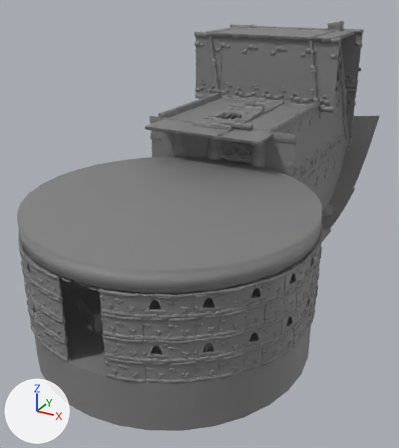
An edit to the FBX model src/Client/Resources/FBX/SplitMap/Client/LastBoss_TreasureRoom.FBX, drawn before and after from the same camera.
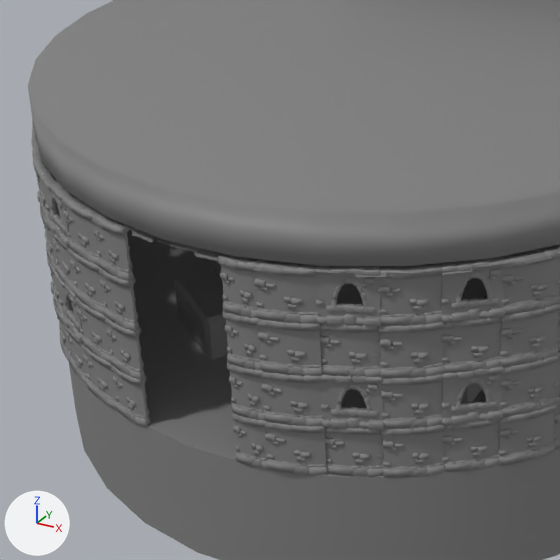
There are two pictures of each version: one whole from a camera (50 mm lens) standing at (226.0, 338.5, 33.0) and looking at (154.6, 468.3, -31.9), one close up on the part from 1% to 62% of the width and 40% to 94% of the height. Lighting does not change. The marker at lower left points along +X, +Y and +Z. Where no turn or scale is listed for an object, it has been applied to the vertices.
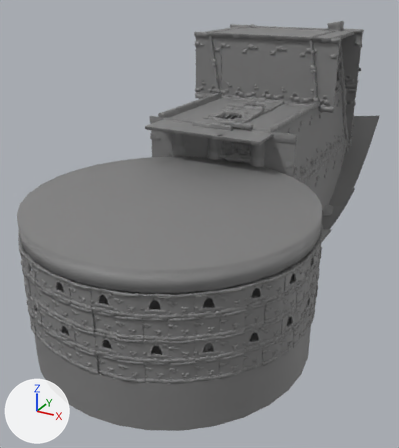
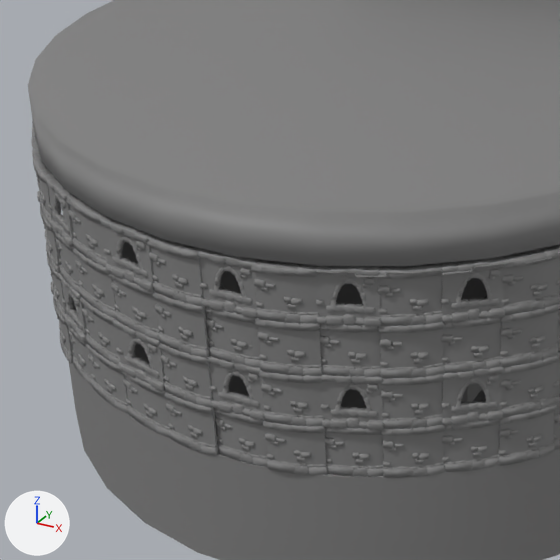
Where the change shows, as pixel boxes [x1, y1, x2, y2] in the close-ups (560 x 560 px):
'SM_Wall_Curve185', moved, turned, rescaled
    before: [223, 311, 266, 370]
    after: [146, 235, 204, 306]
'SM_Wall_Curve184', moved, turned, rescaled
    before: [227, 362, 269, 420]
    after: [153, 292, 210, 358]
'SM_Wall_Curve183', moved, rescaled (36% wider)
    before: [231, 411, 272, 469]
    after: [205, 307, 261, 368]
'SM_Wall_Curve187', moved, turned, rescaled
    before: [218, 253, 263, 318]
    after: [109, 273, 160, 340]
'SM_Wall_Curve182', moved, turned, rescaled
    before: [99, 267, 140, 331]
    after: [158, 342, 213, 408]
'SM_Wall_Curve181', moved, turned, rescaled
    before: [105, 317, 145, 380]
    after: [164, 390, 219, 456]
'SM_Wall_Curve180', moved, turned, rescaled
    before: [111, 365, 151, 427]
    after: [214, 408, 268, 467]
'SM_Wall_Curve186', moved, rescaled
    before: [92, 212, 134, 281]
    after: [121, 371, 170, 437]
'SM_Wall_Window61', added
    after: [198, 248, 257, 318]
'SM_Wall_Window63', added
    after: [100, 217, 154, 291]
'SM_Wall_Window60', added
    after: [207, 356, 265, 420]
'SM_Wall_Curve88', moved, rescaled
    before: [60, 194, 100, 265]
    after: [66, 194, 107, 267]
'SM_Wall_Window62', added
    after: [113, 319, 165, 391]
'SM_Wall_Curve87', moved
    before: [67, 247, 106, 315]
    after: [73, 246, 116, 319]
'SM_Wall_Curve64', moved
    before: [80, 343, 118, 409]
    after: [86, 344, 128, 413]
'SM_Wall_Curve65', moved
    before: [74, 297, 112, 363]
    after: [79, 296, 120, 365]
'SM_Wall_Window16', moved
    before: [40, 174, 70, 247]
    after: [44, 173, 74, 247]
'SM_Wall_Window12', moved
    before: [54, 272, 83, 343]
    after: [57, 272, 87, 343]
'SM_Wall_Curve90', moved
    before: [50, 230, 75, 292]
    after: [53, 229, 81, 293]
'SM_Env_Rock_Square_Simple_28', unchanged, covered by the edit
    before: [174, 269, 228, 360]
    after: [205, 281, 226, 336]

The change, as a list of edits to the scene's bpy script:
```text
Change ob_sm_wall_curve184:
    ob_sm_wall_curve184.location: (168.8, 407.7, -33.9) -> (162.6, 407.0, -28.9)
    ob_sm_wall_curve184.rotation_euler: (0.0, 0.0, -2.967) -> (0.0, 0.0, -3.142)  # degrees (0, 0, -170) -> degrees (0, 0, -180)
    ob_sm_wall_curve184.scale: (0.007, 0.01, 0.01) -> (0.01, 0.01, 0.01)
Change ob_sm_wall_window16:
    ob_sm_wall_window16.location: (146.5, 410.2, -23.9) -> (146.7, 410.4, -23.9)
Change ob_sm_wall_curve87:
    ob_sm_wall_curve87.location: (150.9, 408.4, -28.9) -> (151.7, 408.5, -28.9)
Change ob_sm_wall_curve187:
    ob_sm_wall_curve187.location: (168.8, 407.7, -23.9) -> (157.2, 407.4, -28.9)
    ob_sm_wall_curve187.rotation_euler: (0.0, 0.0, -2.967) -> (0.0, 0.0, 3.002)  # degrees (0, 0, -170) -> degrees (0, 0, 172)
    ob_sm_wall_curve187.scale: (0.007, 0.01, 0.01) -> (0.0112, 0.01, 0.01)
Change ob_sm_wall_curve180:
    ob_sm_wall_curve180.location: (155.2, 407.5, -38.9) -> (167.5, 407.7, -38.9)
    ob_sm_wall_curve180.rotation_euler: (0.0, 0.0, 2.967) -> (0.0, 0.0, -3.037)  # degrees (0, 0, 170) -> degrees (0, 0, -174)
    ob_sm_wall_curve180.scale: (0.008, 0.01, 0.01) -> (0.01, 0.01, 0.01)
Change ob_sm_wall_curve88:
    ob_sm_wall_curve88.location: (150.9, 408.4, -23.9) -> (151.7, 408.5, -23.9)
    ob_sm_wall_curve88.scale: (0.01, 0.01, 0.01) -> (0.0112, 0.01, 0.01)
Change ob_sm_wall_curve65:
    ob_sm_wall_curve65.location: (150.9, 408.4, -33.9) -> (151.7, 408.5, -33.9)
Change ob_sm_wall_curve181:
    ob_sm_wall_curve181.location: (155.2, 407.5, -33.9) -> (162.6, 407.0, -38.9)
    ob_sm_wall_curve181.rotation_euler: (0.0, 0.0, 2.967) -> (0.0, 0.0, -3.142)  # degrees (0, 0, 170) -> degrees (0, 0, -180)
    ob_sm_wall_curve181.scale: (0.008, 0.01, 0.01) -> (0.01, 0.01, 0.01)
Change ob_sm_wall_curve183:
    ob_sm_wall_curve183.location: (168.8, 407.7, -38.9) -> (167.5, 407.7, -28.9)
    ob_sm_wall_curve183.scale: (0.007, 0.01, 0.01) -> (0.01, 0.01, 0.01)
Change ob_sm_wall_curve64:
    ob_sm_wall_curve64.location: (150.9, 408.4, -38.9) -> (151.7, 408.5, -38.9)
Change ob_sm_wall_curve90:
    ob_sm_wall_curve90.location: (146.5, 410.2, -28.9) -> (146.7, 410.4, -28.9)
Change ob_sm_wall_curve185:
    ob_sm_wall_curve185.location: (168.8, 407.7, -28.9) -> (162.6, 407.0, -23.9)
    ob_sm_wall_curve185.rotation_euler: (0.0, 0.0, -2.967) -> (0.0, 0.0, -3.142)  # degrees (0, 0, -170) -> degrees (0, 0, -180)
    ob_sm_wall_curve185.scale: (0.007, 0.01, 0.01) -> (0.01, 0.01, 0.01)
Change ob_sm_wall_window12:
    ob_sm_wall_window12.location: (146.5, 410.2, -33.9) -> (146.7, 410.4, -33.9)
Change ob_sm_wall_curve182:
    ob_sm_wall_curve182.location: (155.2, 407.5, -28.9) -> (162.6, 407.0, -33.9)
    ob_sm_wall_curve182.rotation_euler: (0.0, 0.0, 2.967) -> (0.0, 0.0, -3.142)  # degrees (0, 0, 170) -> degrees (0, 0, -180)
    ob_sm_wall_curve182.scale: (0.008, 0.01, 0.01) -> (0.01, 0.01, 0.01)
Change ob_sm_wall_curve186:
    ob_sm_wall_curve186.location: (155.2, 407.5, -23.9) -> (157.2, 407.4, -38.9)
    ob_sm_wall_curve186.scale: (0.008, 0.01, 0.01) -> (0.0112, 0.01, 0.01)
Add ob_sm_wall_window61:
    ob_sm_wall_window61 = bpy.data.objects.new('SM_Wall_Window61', me_sm_wall_window)
    ob_sm_wall_window61.location = (167.5, 407.7, -23.9)
    ob_sm_wall_window61.rotation_euler = (0.0, 0.0, -3.002)  # degrees (0, 0, -172)
    ob_sm_wall_window61.scale = (0.01, 0.01, 0.01)
Add ob_sm_wall_window60:
    ob_sm_wall_window60 = bpy.data.objects.new('SM_Wall_Window60', me_sm_wall_window)
    ob_sm_wall_window60.location = (167.5, 407.7, -33.9)
    ob_sm_wall_window60.rotation_euler = (0.0, 0.0, -3.002)  # degrees (0, 0, -172)
    ob_sm_wall_window60.scale = (0.01, 0.01, 0.01)
Add ob_sm_wall_window63:
    ob_sm_wall_window63 = bpy.data.objects.new('SM_Wall_Window63', me_sm_wall_window)
    ob_sm_wall_window63.location = (157.2, 407.4, -23.9)
    ob_sm_wall_window63.rotation_euler = (0.0, 0.0, 3.019)  # degrees (0, 0, 173)
    ob_sm_wall_window63.scale = (0.0112, 0.01, 0.01)
Add ob_sm_archway132:
    ob_sm_archway132 = bpy.data.objects.new('SM_Archway132', me_sm_archway)
    ob_sm_archway132.location = (157.4, 407.6, -28.5)
    ob_sm_archway132.rotation_euler = (0.0, 0.0, -0.175)  # degrees (0, 0, -10)
    ob_sm_archway132.scale = (0.0075, 0.0075, 0.0075)
Add ob_sm_wall_window62:
    ob_sm_wall_window62 = bpy.data.objects.new('SM_Wall_Window62', me_sm_wall_window)
    ob_sm_wall_window62.location = (157.2, 407.4, -33.9)
    ob_sm_wall_window62.rotation_euler = (0.0, 0.0, 3.019)  # degrees (0, 0, 173)
    ob_sm_wall_window62.scale = (0.0112, 0.01, 0.01)
```
